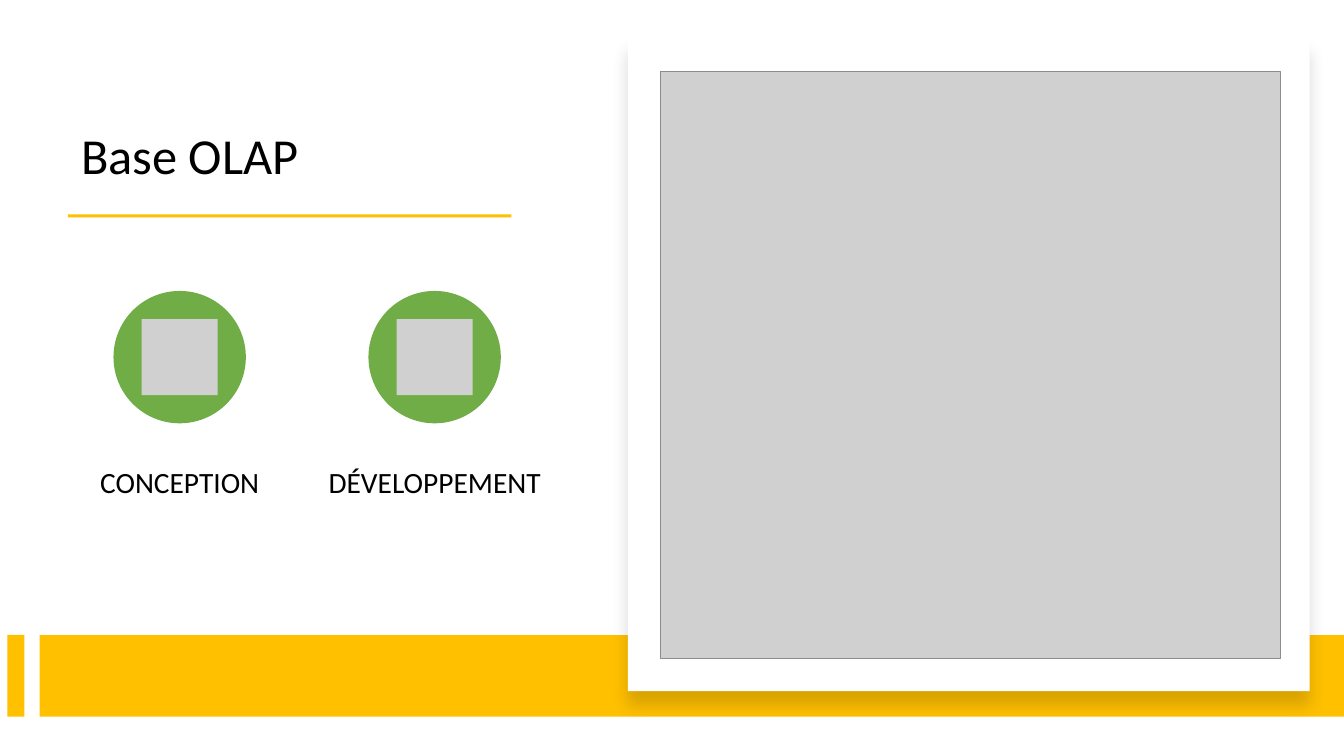
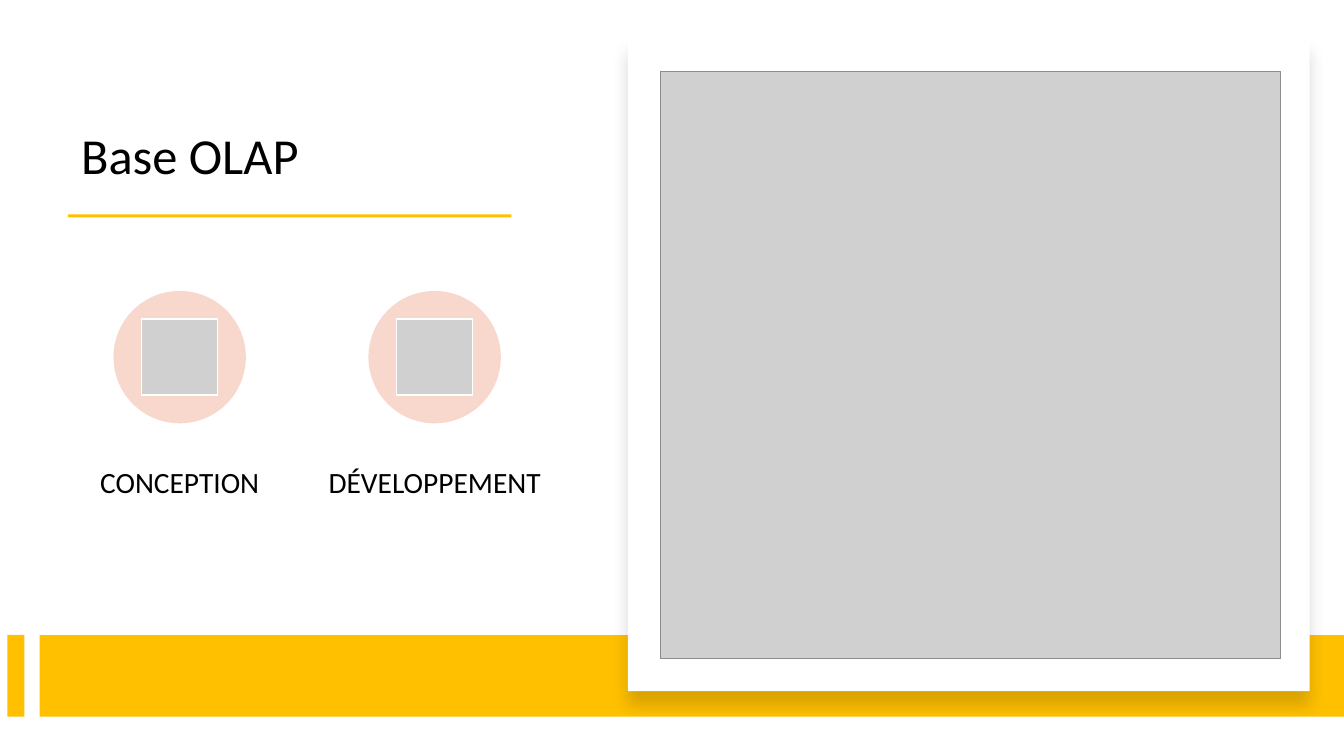
Before and after one commit to neopolitan2012/PT-LPBDD, a slide deck: slide 21 of Soutenance_PT.pptx. Drawn at 1344x756 pixels with LibreOffice and Linux fonts; fonts in the diff are those of the drawing; grey boxes stand for pictures. Boxes give left, top, right and bottom in pixels: in the first picture for what was removed or moved away, otherwise in the second. Text is boxed around its words. In the diff, an @@ line names an element or a change of style, - is before the commit and + after.

```diff
--- a/Soutenance_PT.pptx
+++ b/Soutenance_PT.pptx
@@ ellipse at <box>114,291,246,423</box>: fill #70AD47 to #F8D7CE @@
@@ ellipse at <box>369,291,501,423</box>: fill #70AD47 to #F8D7CE @@
```
